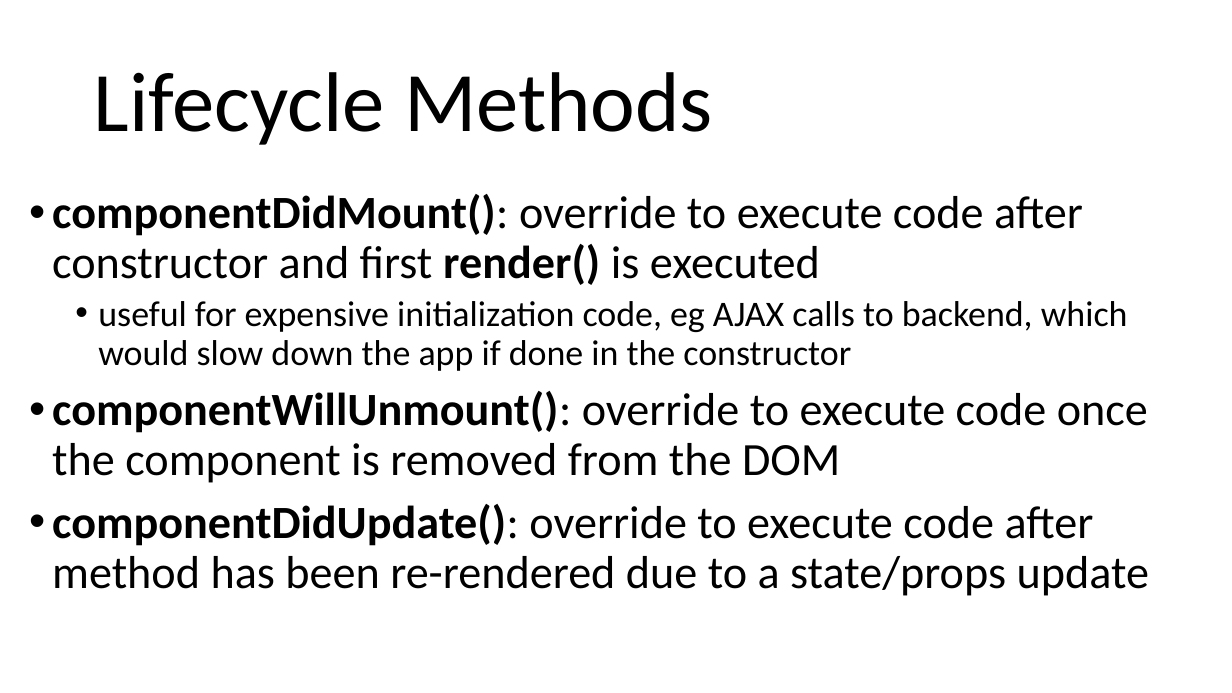
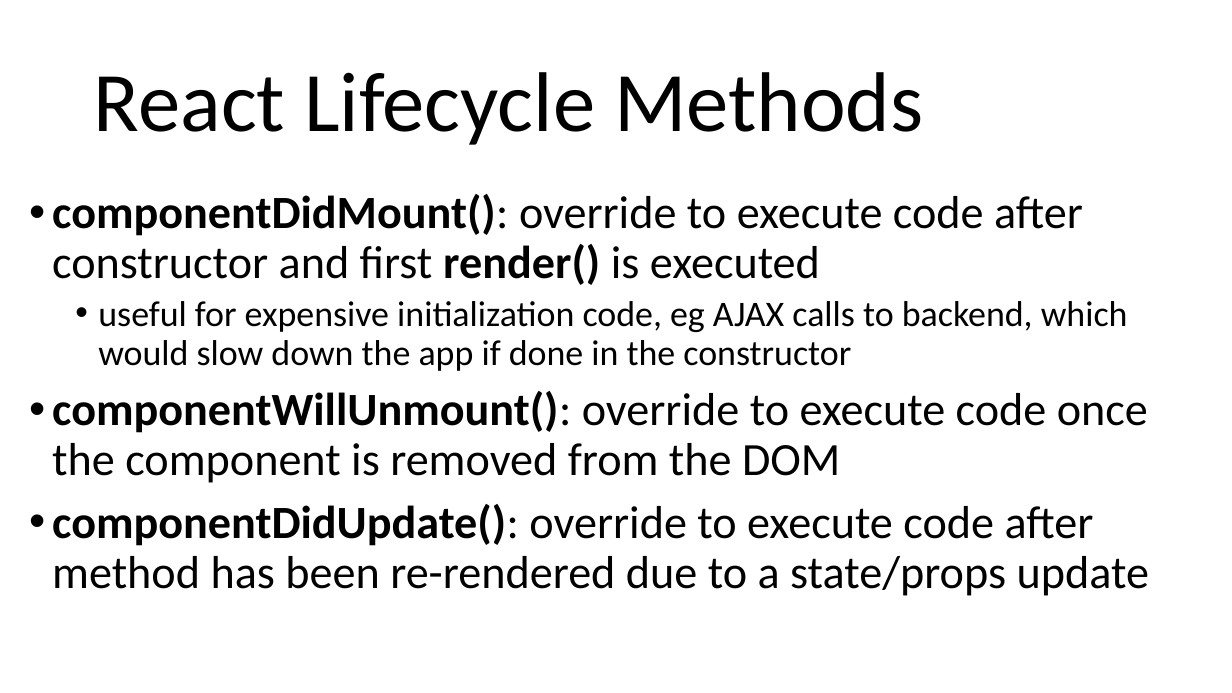
Before and after one commit to arcuri82/web_development_and_api_design, a slide deck: slide 15 of docs/slides/lesson_03.pptx (slide 14 before the commit). Drawn at 1232x693 pixels with LibreOffice and Linux fonts; fonts in the diff are those of the drawing. Boxes give left, top, right and bottom in pixels: in the first picture for what was removed or moved away, otherwise in the second. Text is boxed around its words. In the diff, an @@ line names an element or a change of style, - is before the commit and + after.

```diff
--- a/docs/slides/lesson_03.pptx
+++ b/docs/slides/lesson_03.pptx
@@ title at [94, 72, 923, 145]: text changed @@
-Lifecycle Methods
+React Lifecycle Methods
```
Also in this commit, not shown: 1 slide added, 1 other file.
